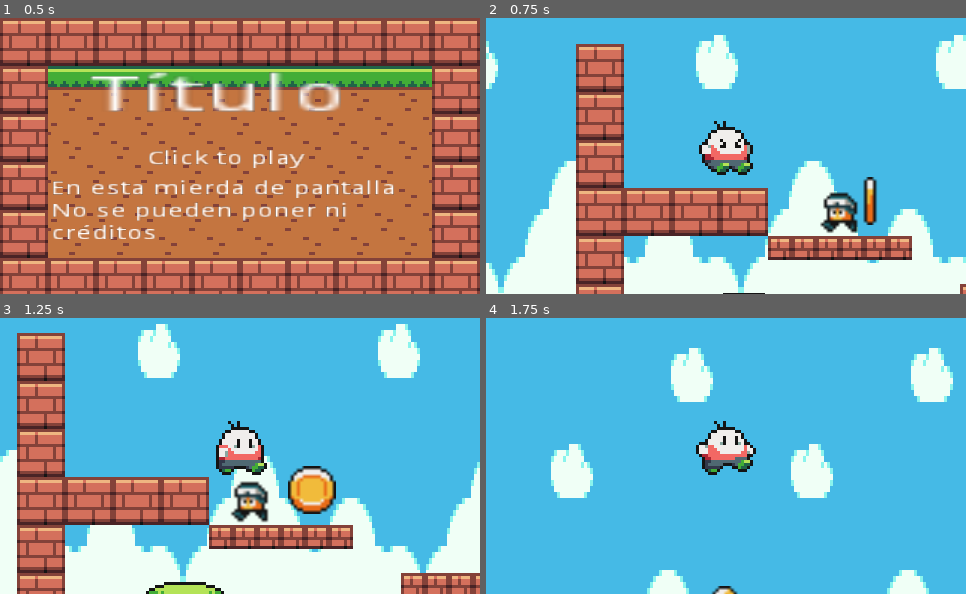
Above: before the commit, frames 1-4 (two rows, left to right).
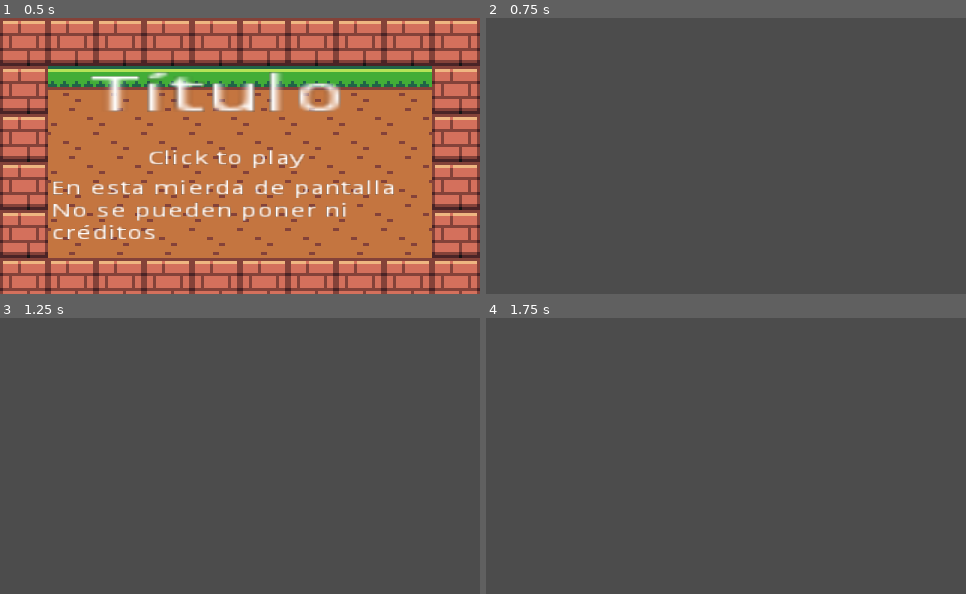
Above: after the commit, the same moments.

Repository: toniocga/plataformas
Game: Godot game, scene res://scenes/Menu_entrar.tscn
The game is run twice, just before and just after one commit, with the same random seed, the same clock (stepped at 60 frames per second) and the same inputs.
Inputs (mouse positions are in pixels of both pictures, inside the frame that each line leads up to):
- Up to frame 1 (0.5 s): no input
- Up to frame 2 (0.75 s): click (730, 158) at 0.5 s
- Up to frame 3 (1.25 s): no input
- Up to frame 4 (1.75 s): hold Up (ui_up) from 1.28 s (still down)

Frame 1 is identical in both runs. In frame 2, 100% of the frame differs, in the area x 0-100%, y 0-100%; in frame 3, 100%; in frame 4, 100%.
Error after the commit: Attempt to call function 'instance' in base 'null instance' on a null instance. (res://scripts/Menu_entrar.gd:6)

Commit message:
cambio nivel 0
le arreglo la camara y el fondo

Diff:
--- a/scenes/Level0.tscn
+++ b/scenes/Level0.tscn
@@ -1,62 +1,65 @@
-[gd_scene load_steps=8 format=2]
+[gd_scene load_steps=9 format=2]
 
-[ext_resource path="res://images/fondos/fondo-verde-1.png" type="Texture" id=1]
-[ext_resource path="res://src/tileset-escenario.tres" type="TileSet" id=2]
-[ext_resource path="res://scenes/Puerta_salida.tscn" type="PackedScene" id=3]
-[ext_resource path="res://scenes/Player.tscn" type="PackedScene" id=4]
-[ext_resource path="res://scenes/Moneda.tscn" type="PackedScene" id=5]
-[ext_resource path="res://scenes/HUD.tscn" type="PackedScene" id=6]
-[ext_resource path="res://scenes/enemigo01.tscn" type="PackedScene" id=7]
+[ext_resource path="res://scripts/Level0.gd" type="Script" id=1]
+[ext_resource path="res://images/fondos/fondo-verde-1.png" type="Texture" id=2]
+[ext_resource path="res://src/tileset-escenario.tres" type="TileSet" id=3]
+[ext_resource path="res://scenes/Puerta_salida.tscn" type="PackedScene" id=4]
+[ext_resource path="res://scenes/Player.tscn" type="PackedScene" id=5]
+[ext_resource path="res://scenes/Moneda.tscn" type="PackedScene" id=6]
+[ext_resource path="res://scenes/HUD.tscn" type="PackedScene" id=7]
+[ext_resource path="res://scenes/enemigo01.tscn" type="PackedScene" id=8]
 
 [node name="Level" type="Node2D"]
+script = ExtResource( 1 )
 
 [node name="ParallaxBackground" type="ParallaxBackground" parent="."]
-editor/display_folded = true
 
 [node name="ParallaxLayer" type="ParallaxLayer" parent="ParallaxBackground"]
 position = Vector2( -104.83, -104.83 )
 scale = Vector2( 1, 2 )
 
 [node name="fondo" type="Sprite" parent="ParallaxBackground/ParallaxLayer"]
-texture = ExtResource( 1 )
+position = Vector2( 30.4294, 22.5795 )
+scale = Vector2( 1.58666, 0.88758 )
+texture = ExtResource( 2 )
 centered = false
 region_enabled = true
 region_rect = Rect2( 0, 0, 480, 144 )
 
 [node name="TileMap" type="TileMap" parent="."]
-tile_set = ExtResource( 2 )
+tile_set = ExtResource( 3 )
 cell_size = Vector2( 16, 16 )
 format = 1
-tile_data = PoolIntArray( -65497, 13, 0, 65535, 13, 0, 39, 13, 0, 131 …(1361 unchanged characters)…
+tile_data = PoolIntArray( -65537, 13, 0, -131033, 13, 0, -1, 13, 0, -65497, 13, 0, 65535, 13, 0, 39, 13, 0, 131 …(1361 unchanged characters)…
 __meta__ = {
 "_edit_lock_": true
 }
 
-[node name="Puerta_salida" parent="." instance=ExtResource( 3 )]
+[node name="Puerta_salida" parent="." instance=ExtResource( 4 )]
 position = Vector2( 348.681, 76.0975 )
 
-[node name="Player" parent="." instance=ExtResource( 4 )]
+[node name="Player" parent="." instance=ExtResource( 5 )]
 position = Vector2( 23.2355, 27.5584 )
 
-[node name="Moneda" parent="." instance=ExtResource( 5 )]
+[node name="Moneda" parent="." instance=ExtResource( 6 )]
 position = Vector2( 435.985, 78.2865 )
 
-[node name="Moneda5" parent="." instance=ExtResource( 5 )]
+[node name="Moneda5" parent="." instance=ExtResource( 6 )]
 position = Vector2( 350.694, 83.7558 )
 
-[node name="Moneda1" parent="." instance=ExtResource( 5 )]
+[node name="Moneda1" parent="." instance=ExtResource( 6 )]
 position = Vector2( 290.714, 99.4263 )
 
-[node name="Moneda2" parent="." instance=ExtResource( 5 )]
+[node name="Moneda2" parent="." instance=ExtResource( 6 )]
 position = Vector2( 179.94, 30.8005 )
 
-[node name="Moneda3" parent="." instance=ExtResource( 5 )]
+[node name="Moneda3" parent="." instance=ExtResource( 6 )]
 position = Vector2( 188.135, 79.6204 )
 
-[node name="Moneda4" parent="." instance=ExtResource( 5 )]
+[node name="Moneda4" parent="." instance=ExtResource( 6 )]
 position = Vector2( 82.1348, 52.4149 )
 
-[node name="HUD" parent="." instance=ExtResource( 6 )]
+[node name="HUD" parent="." instance=ExtResource( 7 )]
 
-[node name="Enemigo_01" parent="." instance=ExtResource( 7 )]
+[node name="Enemigo_01" parent="." instance=ExtResource( 8 )]
 position = Vector2( 83.2153, 50.2534 )
